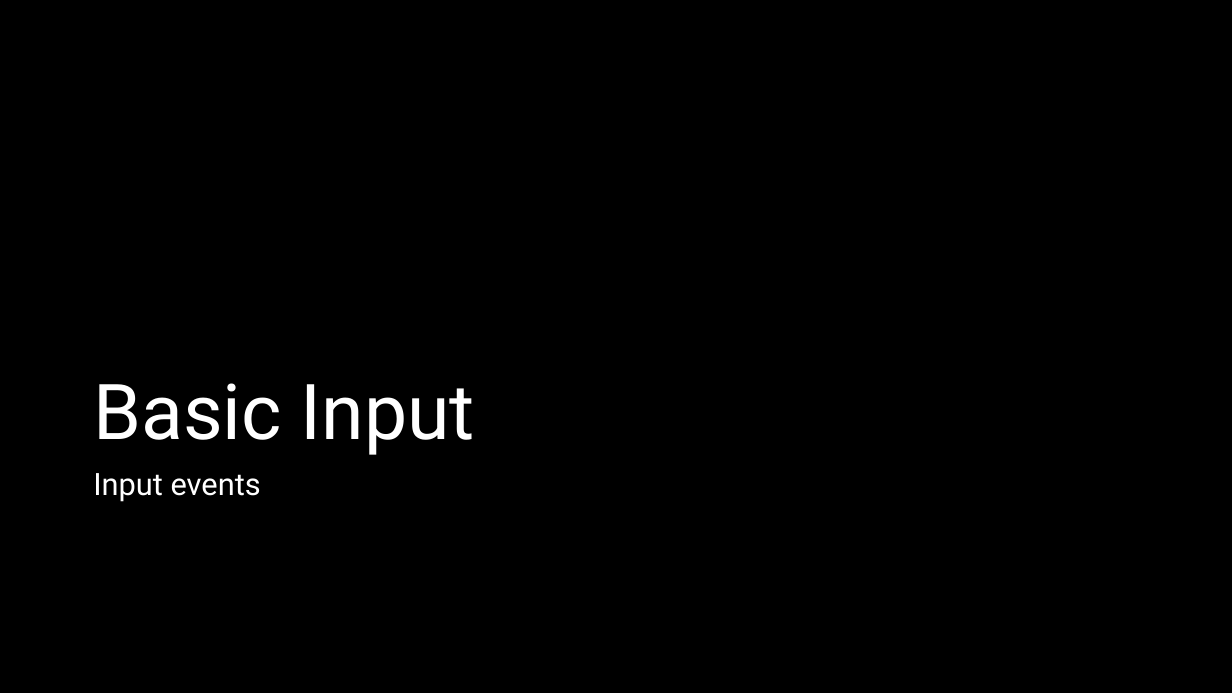
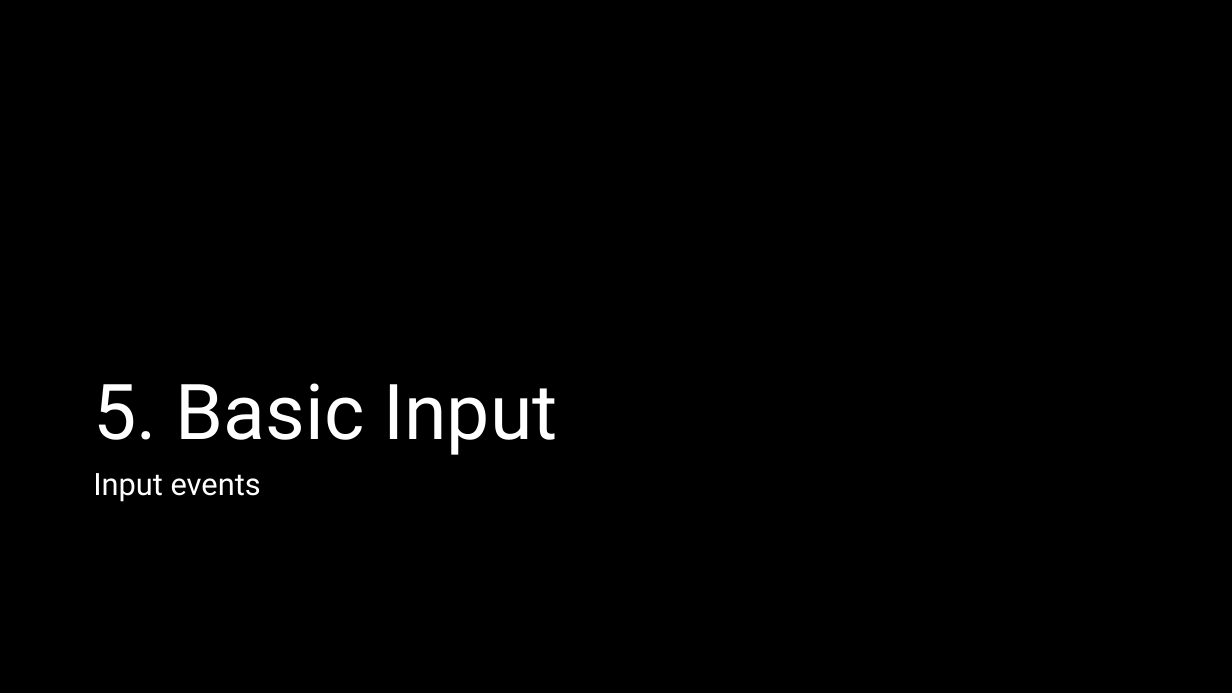
Before and after one commit to crhallberg/IMM120, a slide deck: slide 16 of Presentations/Sept 11 - Class 2.pptx (slide 13 before the commit). Drawn at 1232x693 pixels with LibreOffice and Linux fonts; fonts in the diff are those of the drawing. Boxes give left, top, right and bottom in pixels: in the first picture for what was removed or moved away, otherwise in the second. Text is boxed around its words. In the diff, an @@ line names an element or a change of style, - is before the commit and + after.

```diff
--- a/Presentations/Sept 11 - Class 2.pptx
+++ b/Presentations/Sept 11 - Class 2.pptx
@@ title at <box>93,383,558,455</box>: text changed @@
-Basic Input
+5. Basic Input
```
Also in this commit, not shown: 1 other slide changed, 14 slides added, 3 slides removed, 3 other files.
